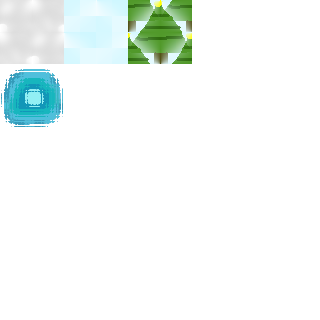
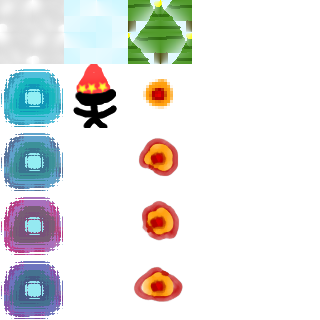
Layer changes from the first 320×320 image to the second:
added layer "tiles.png" above "Фон" over [1, 64, 183, 319]
